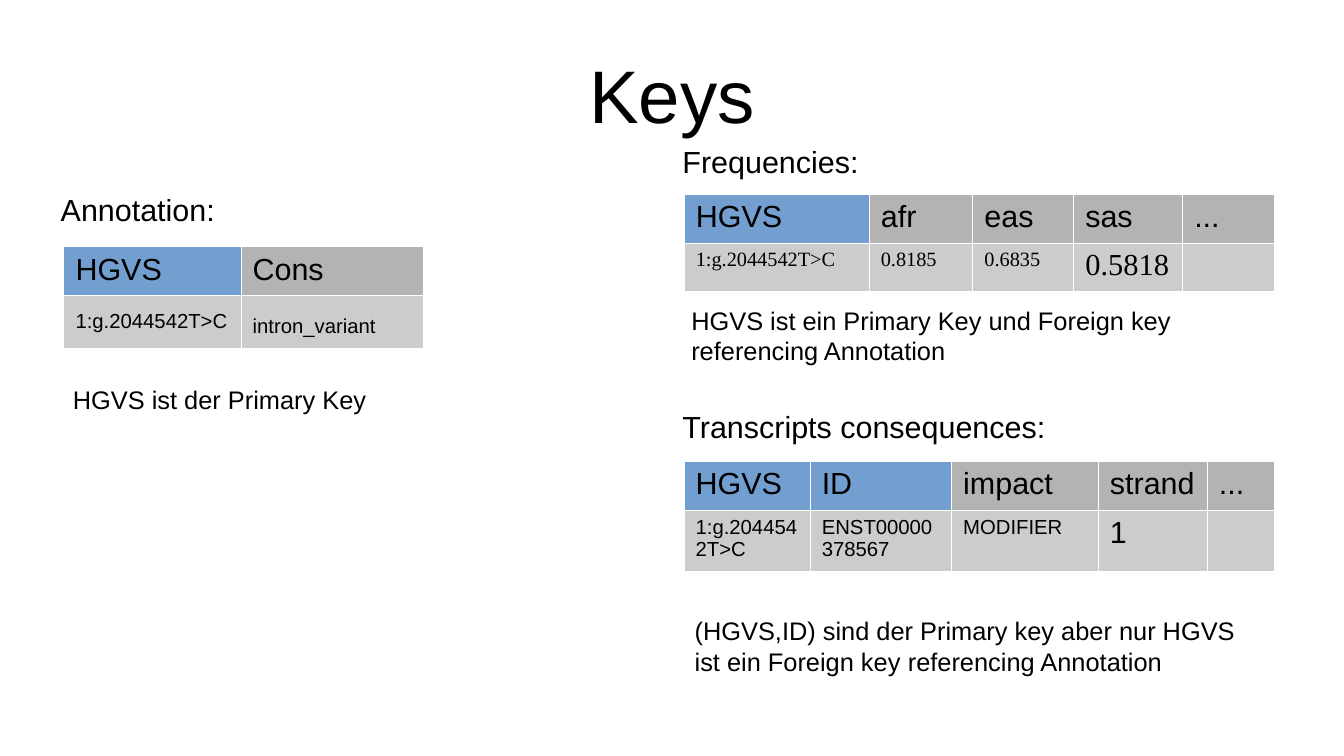
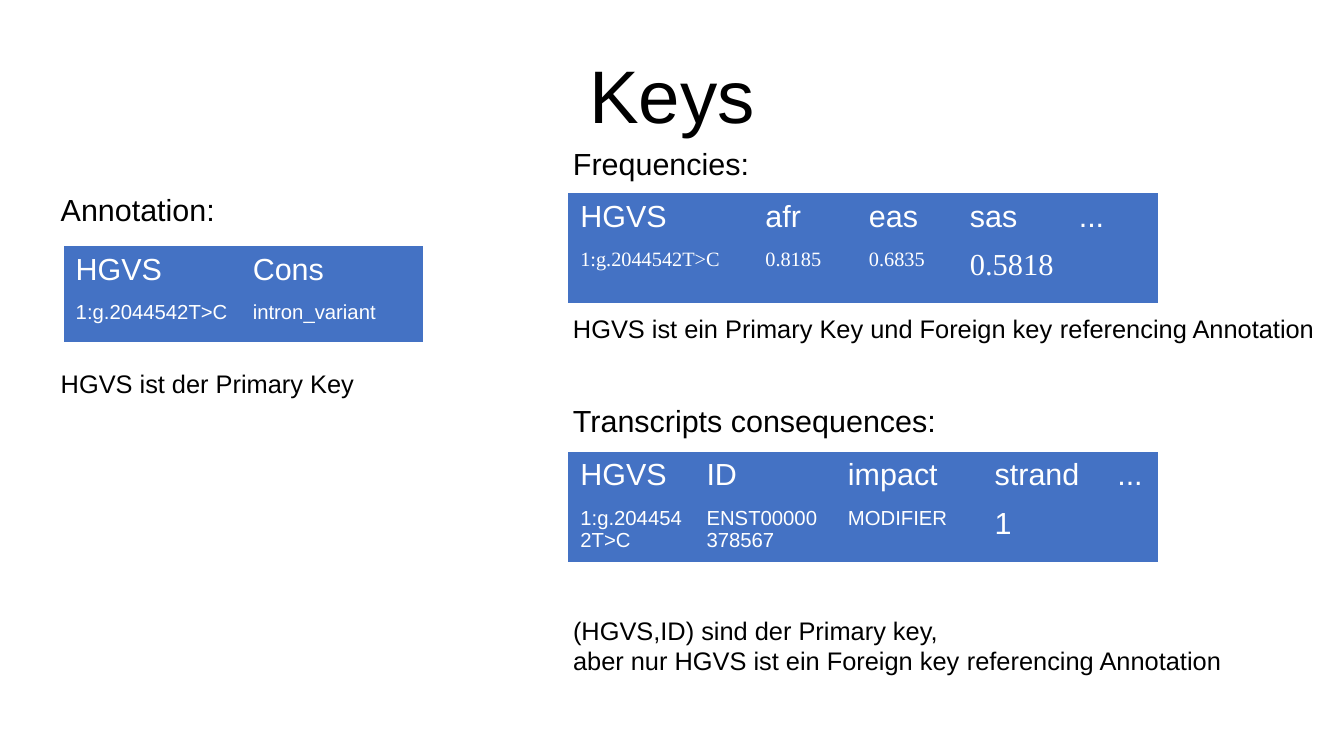
Before and after one commit to emilpaulitz/ProgrammierProjekt2019, a slide deck: slide 3 of data/PatrickPräsi.odp. Drawn at 1344x756 pixels with LibreOffice and Linux fonts; fonts in the diff are those of the drawing. Boxes give left, top, right and bottom in pixels: in the first picture for what was removed or moved away, otherwise in the second. Text is boxed around its words. In the diff, an @@ line names an element or a change of style, - is before the commit and + after.

```diff
--- a/data/PatrickPräsi.odp
+++ b/data/PatrickPräsi.odp
@@ text "Frequencies:": place and size @@
-text "Frequencies:" at bbox=[682, 151, 858, 179]
+text "Frequencies:" at bbox=[573, 153, 749, 181]
@@ table at bbox=[568, 194, 1159, 291] @@
@@ fill #729FCF to #4472C4 in row 1, column 1 @@
@@ fill #B3B3B3 to #4472C4 in 4 cells @@
@@ fill #CCCCCC to #4472C4 in row 2 @@
@@ text colour #000000 to #FFFFFF @@
@@ borders changed @@
@@ table: place and size @@
-table at bbox=[684, 194, 1274, 287]
+table at bbox=[568, 194, 1159, 291]
@@ table at bbox=[63, 246, 423, 341] @@
@@ fill #729FCF to #4472C4 in row 1, column 1 @@
@@ fill #B3B3B3 to #4472C4 in row 1, column 2 @@
@@ fill #CCCCCC to #4472C4 in row 2 @@
@@ text colour #000000 to #FFFFFF @@
@@ borders changed @@
@@ text "HGVS ist ein Primary Key ..." rewrapped from bbox=[691, 311, 1171, 366] to bbox=[573, 319, 1314, 344] @@
@@ text "HGVS ist der Primary Key": place and size @@
-text "HGVS ist der Primary Key" at bbox=[73, 390, 366, 414]
+text "HGVS ist der Primary Key" at bbox=[61, 374, 354, 398]
@@ text "Transcripts consequences:": place and size @@
-text "Transcripts consequences:" at bbox=[682, 416, 1045, 444]
+text "Transcripts consequences:" at bbox=[573, 410, 936, 438]
@@ table at bbox=[568, 452, 1160, 562] @@
@@ fill #729FCF to #4472C4 in 2 cells @@
@@ fill #B3B3B3 to #4472C4 in 3 cells @@
@@ fill #CCCCCC to #4472C4 in row 2 @@
@@ text colour #000000 to #FFFFFF @@
@@ borders changed @@
@@ table: place and size @@
-table at bbox=[684, 461, 1274, 566]
+table at bbox=[568, 452, 1160, 562]
@@ text at bbox=[573, 621, 1221, 676]: text changed @@
-(HGVS,ID) sind der Primary key aber nur HGVS ist ein Foreign key referencing Annotation
+(HGVS,ID) sind der Primary key,
+aber nur HGVS ist ein Foreign key referencing Annotation
```
Also in this commit, not shown: 3 other slides changed.
